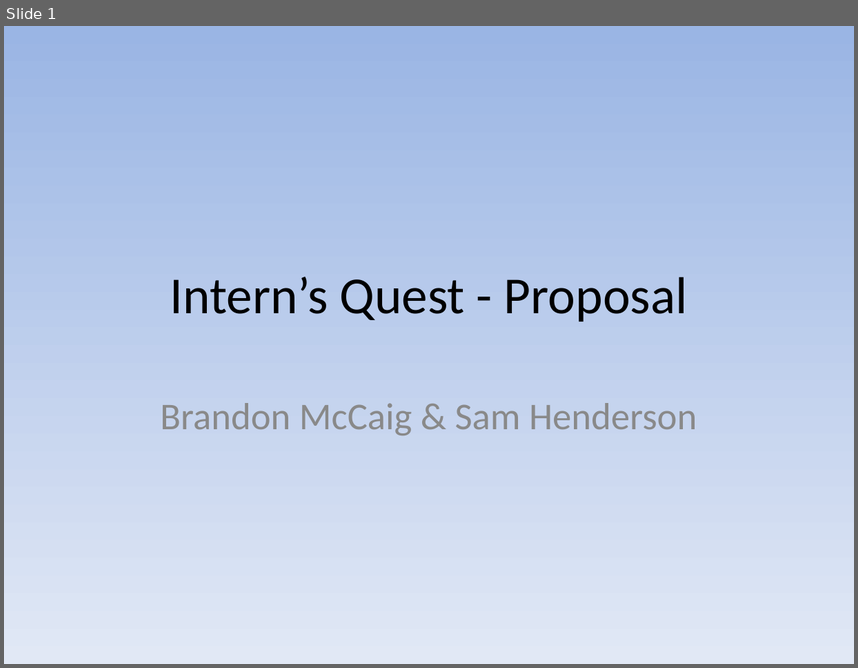
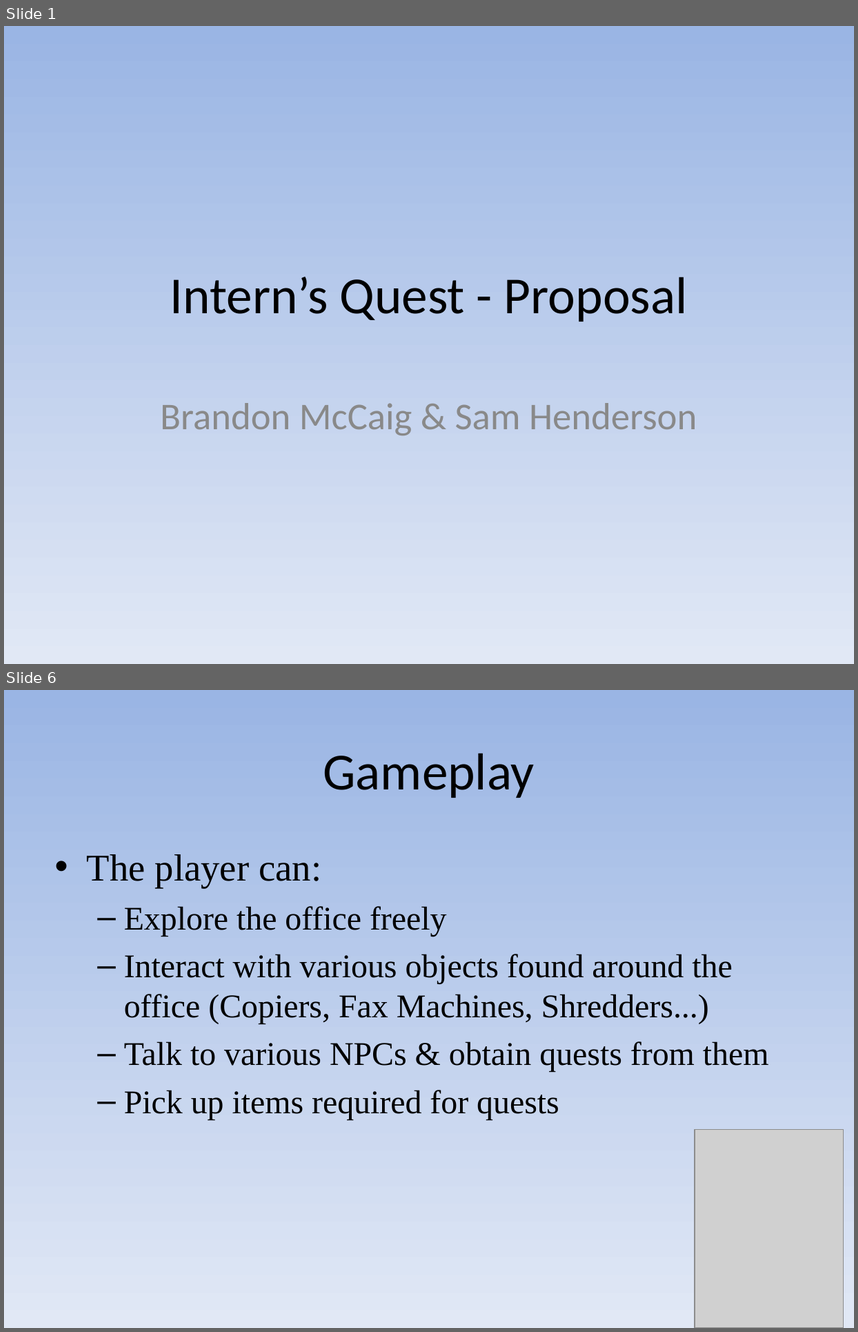
Before and after one commit to bambams/intern-quest-old, a slide deck: docs/proposal_show.pps. Shown one above the other, each under a label of ours: slide 1 before the commit, slides 1 and 6 after it; the slides between them are not shown. The pictures are 858x668 and 858x1332 pixels, drawn with LibreOffice and Linux fonts; fonts in the diff are those of the drawing; grey boxes stand for pictures. Boxes give left, top, right and bottom in pixels: in the first picture for what was removed or moved away, otherwise in the second. Text is boxed around its words. In the diff, an @@ line names an element or a change of style, - is before the commit and + after.

Commit message:
Finished my half of the proposal slide show.  Made some revisions to the Proposal document (Gameplay section in particular)

```diff
--- a/docs/proposal_show.pps
+++ b/docs/proposal_show.pps
@@ slide 6 added at [4, 690, 854, 1328], background gradient #9AB5E4 to #E1E8F5 @@
@@ title added at [323, 753, 534, 798], 44 pt, text #000000 @@
+Gameplay
@@ text added at [87, 854, 769, 1120], 28 pt, text #000000 @@
+• The player can:
+  – Explore the office freely
+  – Interact with various objects found around the office (Copiers, Fax Machines, Shredders...)
+  – Talk to various NPCs & obtain quests from them
+  – Pick up items required for quests
@@ picture added at [695, 1129, 844, 1328] @@
```
Also in this commit, not shown: 2 slides changed, 2 other slides added, 1 other file.
